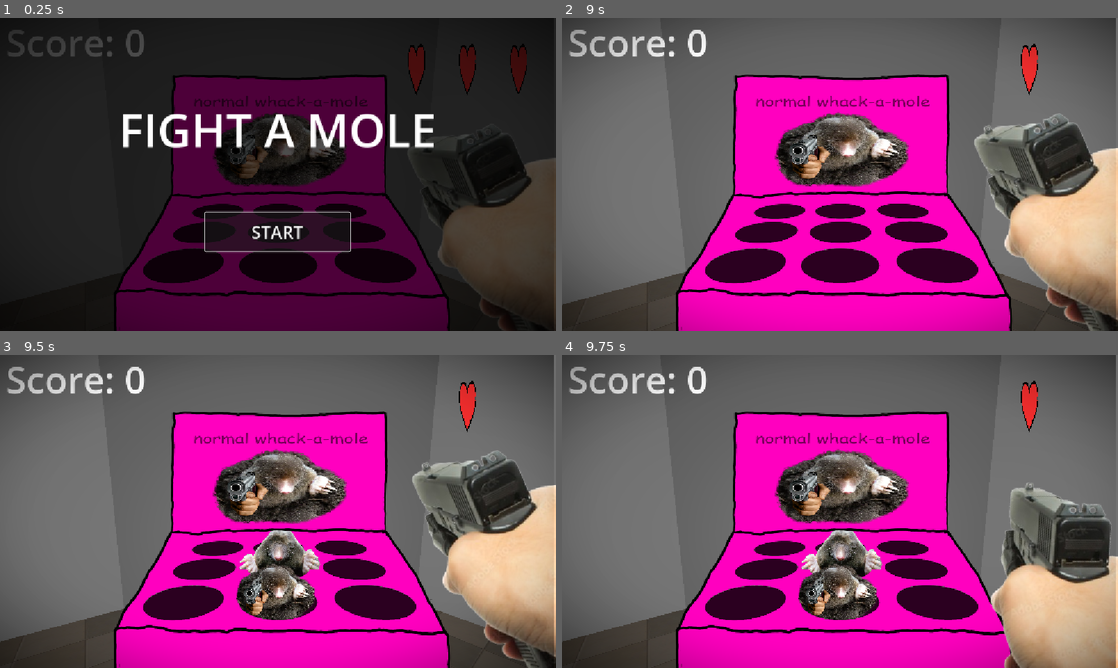
Above: before the commit, frames 1-4 (two rows, left to right).
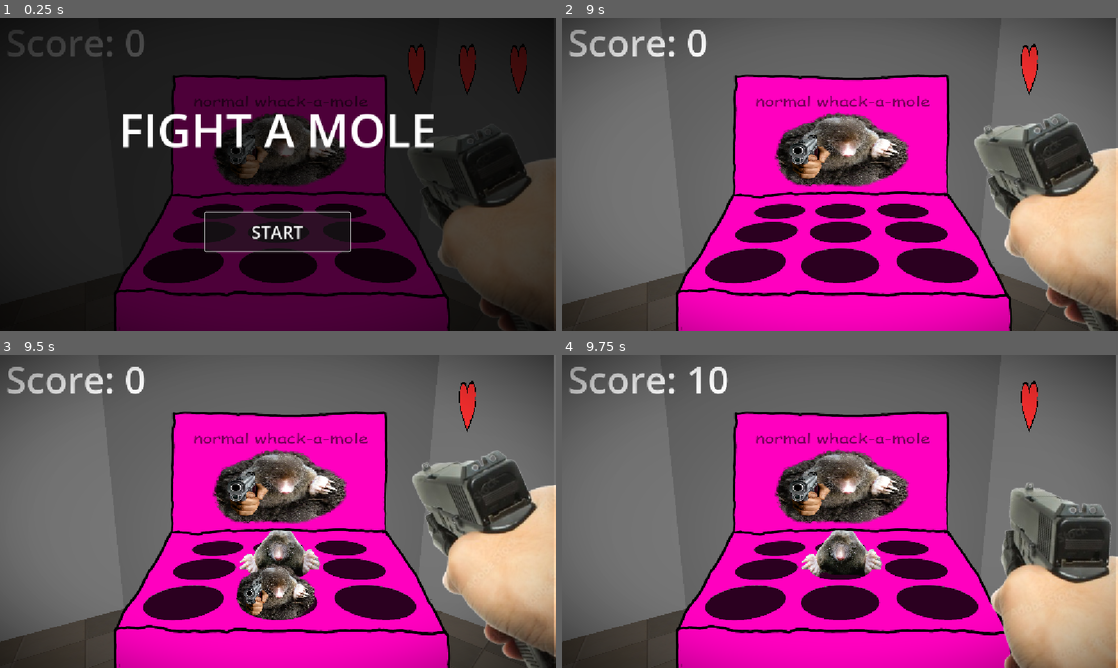
Above: after the commit, the same moments.

Repository: DaneyLmao/fight-a-mole
Game: Godot game, scene res://sprite_2d.tscn
Same seed, same stepped clock (60 frames per second), same inputs: the game is played once before the commit and once after it.
Inputs (mouse positions are in pixels of both pictures, inside the frame that each line leads up to):
- Up to frame 1 (0.25 s): no input
- Up to frame 2 (9 s): click "START" at 0.5 s; tap Enter (ui_accept) at 1.25, 3.5, 5 s; move the mouse to (962, 158) at 1.27 s; hold Right (ui_right) 1.28-2 s; tap A (a) at 1.35, 3.05, 7.55 s; click (962, 158) at 1.42 s; tap Space (jump) at 1.52, 4.52, 7.52 s; tap D (d) at 1.55, 4.35, 6.05 s; drag from (728, 190) to (840, 259) at 2.02 s; move the mouse to (895, 105) at 2.77 s; hold Right (ui_right) 2.78-3.5 s; tap S (s) at 2.85, 4.55, 5.85 s; drag from (812, 237) to (673, 127) at 3.52 s; move the mouse to (1006, 221) at 4.27 s; hold Left (ui_left) 4.28-5 s; drag from (673, 127) to (840, 259) at 5.02 s; move the mouse to (867, 174) at 5.77 s; hold Down 5.78-6.5 s; click (867, 174) at 5.92 s; drag from (756, 96) to (728, 190) at 6.52 s; move the mouse to (962, 158) at 7.27 s; hold Up 7.28-8 s; hold Shift (sprint) 7.28-8 s; drag from (728, 190) to (812, 237) at 8.02 s; move the mouse to (895, 105) at 8.77 s; hold Down from 8.78 s (still down); tap Z at 8.85 s
- Up to frame 3 (9.5 s): keep holding Down; tap S (s) at 9.05 s
- Up to frame 4 (9.75 s): release Down at 9.5 s; tap Enter (ui_accept) at 9.5 s; drag from (812, 574) to (673, 464) at 9.52 s

Frames 1-3 are identical in both runs. In frame 4, 2.2% of the frame differs, in the area x 22-57%, y 3-85%.
Error before the commit: Attempt to call function 'play' in base 'null instance' on a null instance. (res://Demon.gd:11)

Commit message:
audio set-up

Diff:
--- a/3D.tscn
+++ b/3D.tscn
@@ -226,6 +226,7 @@
 
 [node name="AudioStreamPlayer3D" type="AudioStreamPlayer3D" parent="CharacterBody3D" unique_id=1959585154]
 stream = ExtResource("8_7631t")
+autoplay = true
 
 [node name="bad" type="CSGBox3D" parent="CharacterBody3D" unique_id=620271796]
 transform = Transform3D(1, 0, 0, 0, 1, 0, 0, 0, 1, 0, 1.5, 0)
--- a/Angel.gd
+++ b/Angel.gd
@@ -4,7 +4,7 @@
 @export var point_value: int = 10
 
 func hit() -> void:
-	%mole_died.play()
+	$mole_died.play()
 	print("Who's Mommy's Pretty Boy?")
 	if spawn_cycle:
 		spawn_cycle.add_score(point_value)
--- a/Demon.gd
+++ b/Demon.gd
@@ -8,7 +8,7 @@
 
 func hit() -> void:
 	was_hit = true # Mark that the player shot it successfully!
-	%mole_died2.play()
+	$mole_died2.play()
 	print("You're Such A Good Boy Aren't You?")
 	if spawn_cycle:
 		spawn_cycle.add_score(point_value)
--- a/sprite_2d.tscn
+++ b/sprite_2d.tscn
@@ -72,6 +72,7 @@
 [node name="mole_died" type="AudioStreamPlayer2D" parent="AngelArea" unique_id=680141058]
 position = Vector2(-831.6499, -394.30865)
 scale = Vector2(3.3534267, 2.7382543)
+stream = ExtResource("23_3ymp8")
 
 [node name="CollisionShape2D" type="CollisionShape2D" parent="AngelArea" unique_id=1092500288]
 scale = Vector2(79.50902, 116.67387)
@@ -105,6 +106,7 @@
 [node name="mole_died2" type="AudioStreamPlayer2D" parent="DemonArea" unique_id=915900707]
 position = Vector2(-5.1169223e-05, 0)
 scale = Vector2(3.3534267, 2.7382543)
+stream = ExtResource("23_3ymp8")
 
 [node name="MoleMachine1" type="Sprite2D" parent="." unique_id=263846383]
 light_mask = 64
@@ -281,6 +283,7 @@
 
 [node name="Background" type="AudioStreamPlayer" parent="Sounds" unique_id=1480556175]
 stream = ExtResource("22_w7wq1")
+autoplay = true
 
 [node name="gunshot" type="AudioStreamPlayer2D" parent="Sounds" unique_id=2133493740]
 
